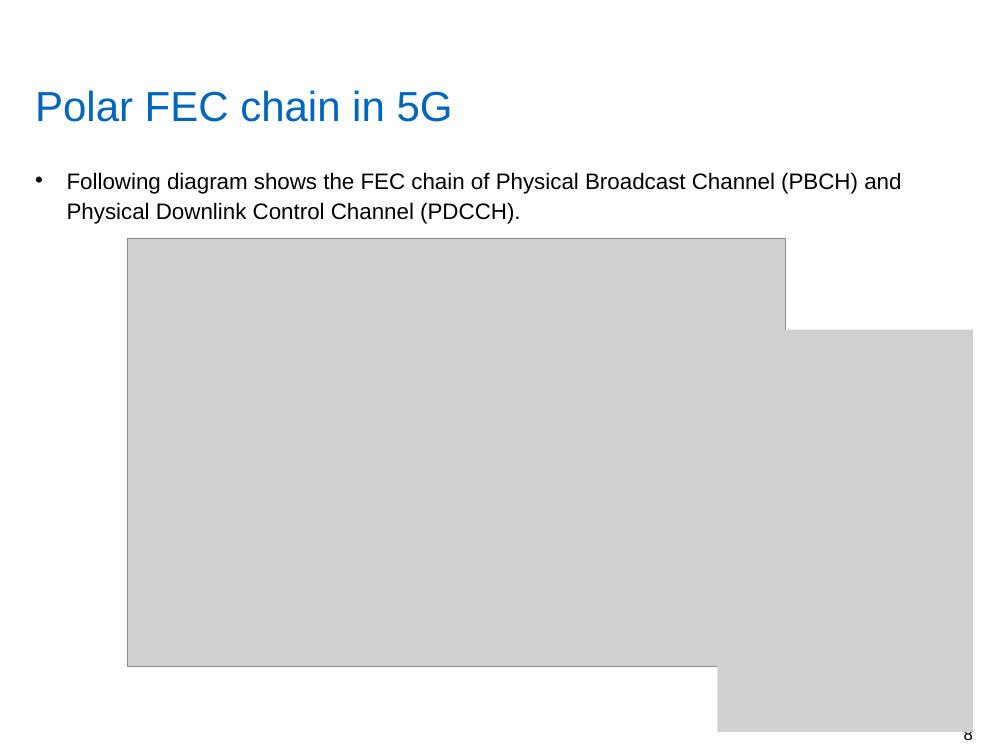
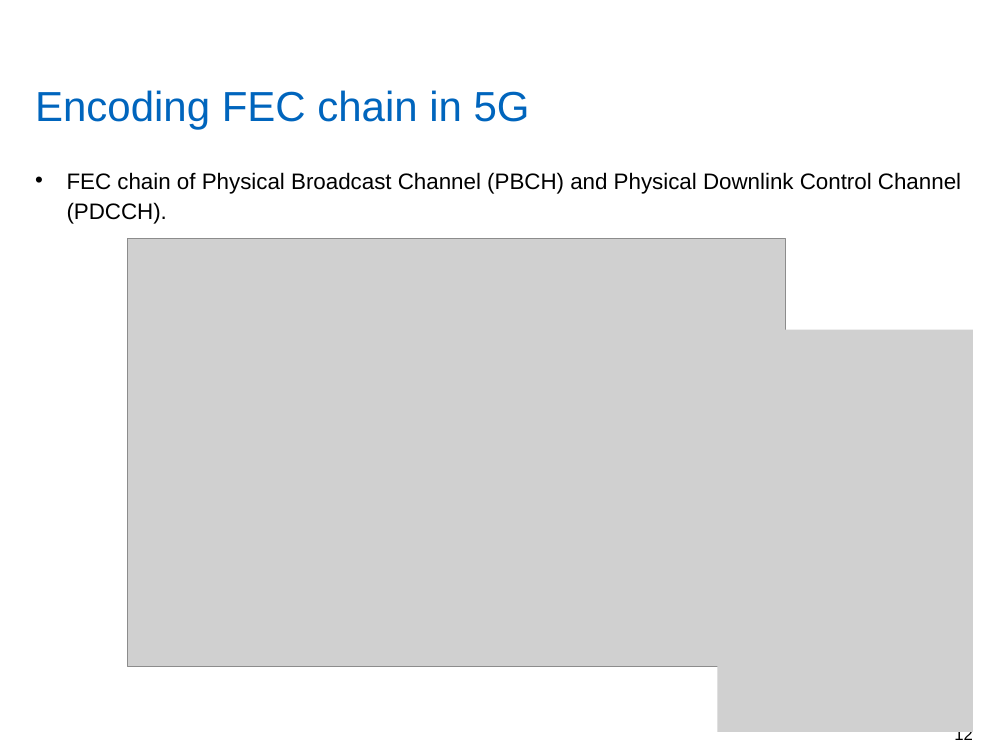
Before and after one commit to yadhu1961/thesis_5GPolorCodes, a slide deck: slide 12 of final_presentation/finalPpt.pptx (slide 8 before the commit). Drawn at 1008x756 pixels with LibreOffice and Linux fonts; fonts in the diff are those of the drawing; grey boxes stand for pictures; background and template pictures are left out. Boxes give left, top, right and bottom in pixels: in the first picture for what was removed or moved away, otherwise in the second. Text is boxed around its words. In the diff, an @@ line names an element or a change of style, - is before the commit and + after.

```diff
--- a/final_presentation/finalPpt.pptx
+++ b/final_presentation/finalPpt.pptx
@@ title at (35, 90, 530, 129): text changed @@
-Polar FEC chain in 5G
+Encoding FEC chain in 5G
@@ text at (67, 172, 961, 224): text changed @@
-• Following diagram shows the FEC chain of Physical Broadcast Channel (PBCH) and Physical Downlink Control Channel (PDCCH).
+• FEC chain of Physical Broadcast Channel (PBCH) and Physical Downlink Control Channel (PDCCH).
@@ page number at (954, 732, 973, 740): text changed @@
-8
+12
```
Also in this commit, not shown: 12 other slides changed, 17 slides added, 1 slide removed, 8 other files.
